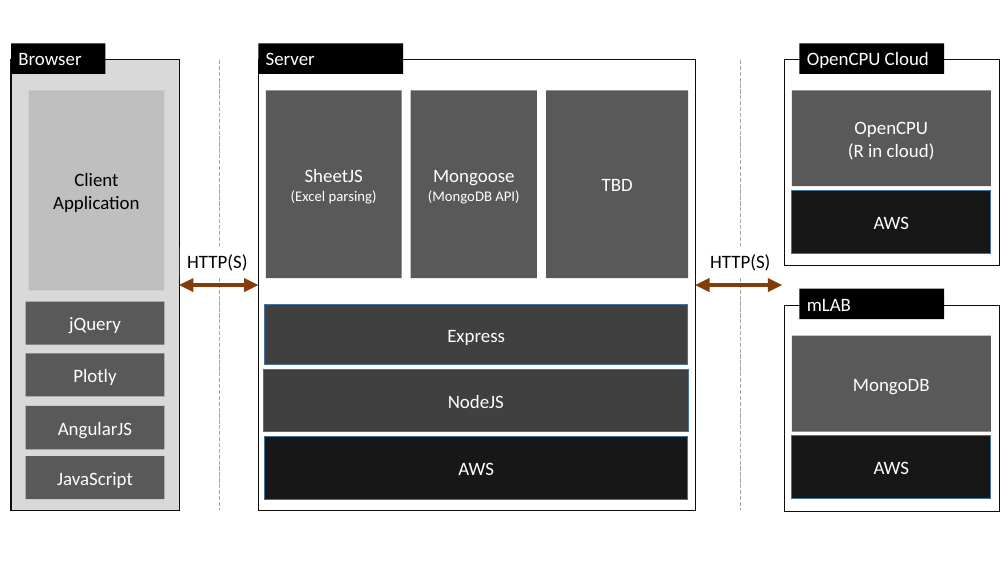
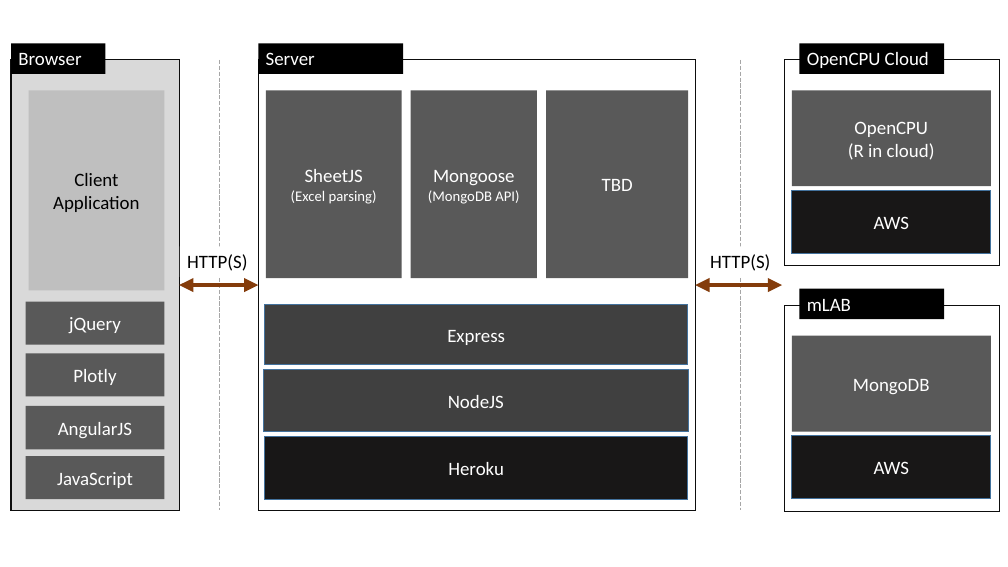
Before and after one commit to expdaa/epicjs, a slide deck: slide 1 of project_info/Project - stack and preso.pptx. Drawn at 1008x567 pixels with LibreOffice and Linux fonts; fonts in the diff are those of the drawing. Boxes give left, top, right and bottom in pixels: in the first picture for what was removed or moved away, otherwise in the second. Text is boxed around its words. In the diff, an @@ line names an element or a change of style, - is before the commit and + after.

```diff
--- a/project_info/Project - stack and preso.pptx
+++ b/project_info/Project - stack and preso.pptx
@@ text in rectangle at <box>448,462,504,475</box>: text changed @@
-AWS
+Heroku
```
Also in this commit, not shown: 2 other slides changed.
